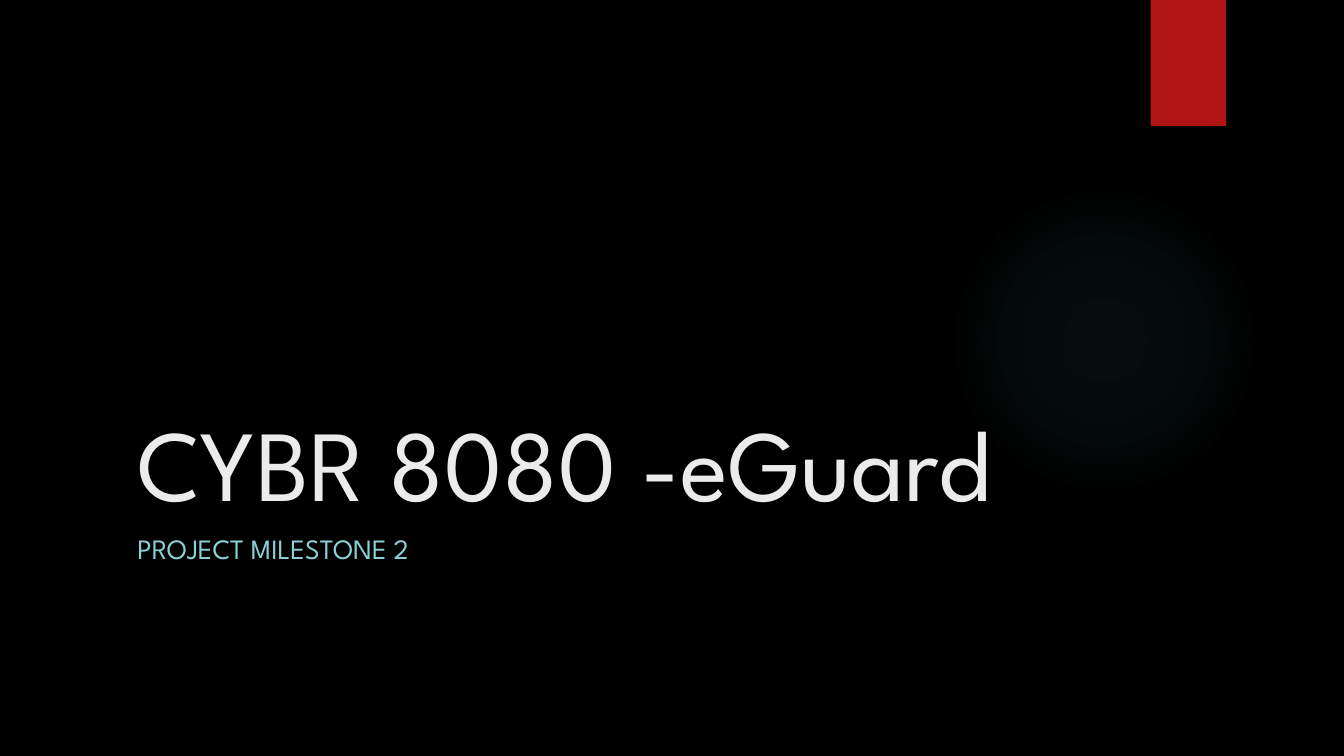
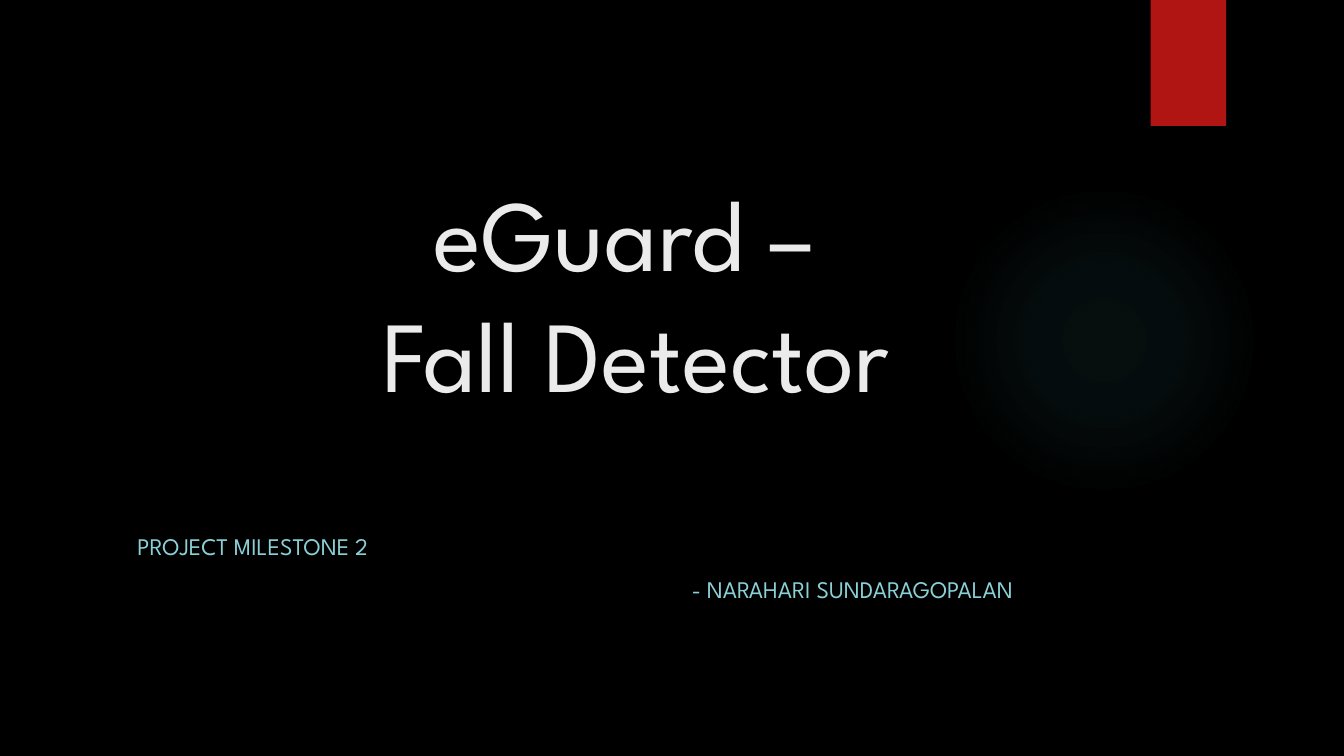
Before and after one commit to Narahari-Sundaragopalan/eGuard, a slide deck: slide 1 of docs/eGuard-Presentation-Milestone2.pptx. Drawn at 1344x756 pixels with LibreOffice and Linux fonts; fonts in the diff are those of the drawing; background and template pictures are left out. Boxes give left, top, right and bottom in pixels: in the first picture for what was removed or moved away, otherwise in the second. Text is boxed around its words. In the diff, an @@ line names an element or a change of style, - is before the commit and + after.

```diff
--- a/docs/eGuard-Presentation-Milestone2.pptx
+++ b/docs/eGuard-Presentation-Milestone2.pptx
@@ title at <box>382,201,889,394</box>: text changed @@
-CYBR 8080 -eGuard
+eGuard –
+Fall Detector
@@ subtitle at <box>137,539,368,556</box>: size 20 to 17 pt in "PROJECT MILESTONE 2" @@
@@ subtitle at <box>707,582,1013,599</box>: paragraph added @@
+- NARAHARI SUNDARAGOPALAN
```
Also in this commit, not shown: 5 other slides changed, 7 slides added, 3 slides removed, 1 other file.
